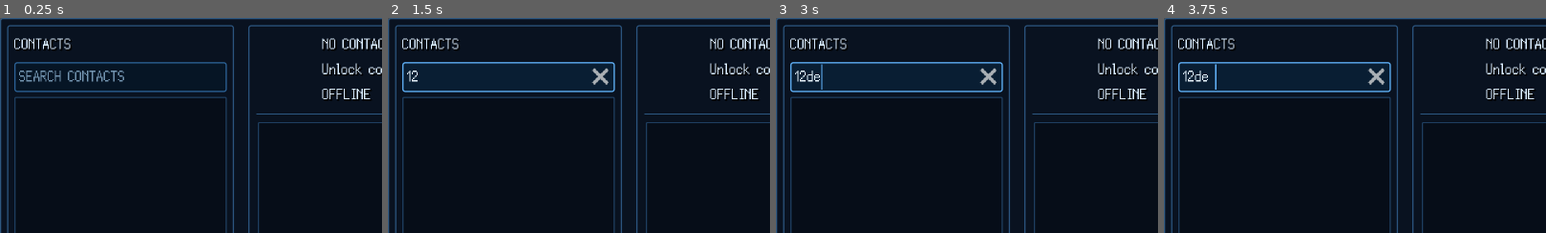
Above: before the commit, frames 1-4 (left to right).
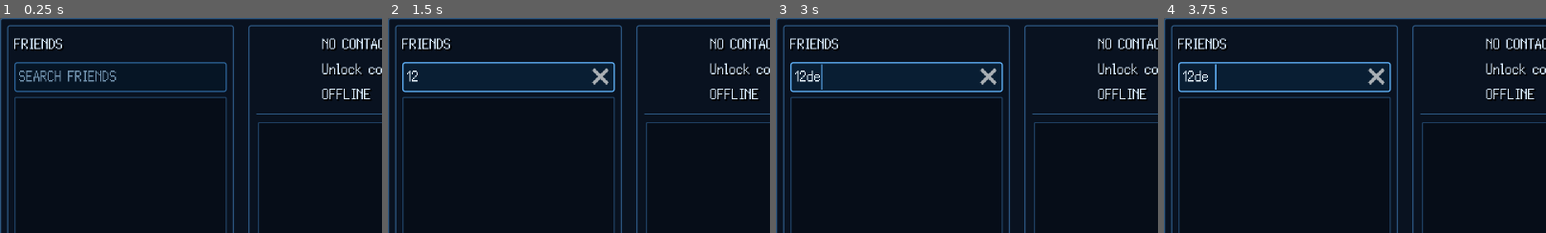
Above: after the commit, the same moments.

Repository: GYU-GAZE/NULL-NETWORK
Game: Godot game, scene res://apps/social/app_social.tscn
Same seed, same stepped clock (60 frames per second), same inputs: the game is played once before the commit and once after it. This scene is started directly instead of the project's main scene. The engine's default icon, where the game draws it, is replaced by a stand-in: a white triangle on a blue panel in a dark square.
Inputs (mouse positions are % of the whole screen's width and height, from its top left):
- Up to frame 1 (0.25 s): no input
- Up to frame 2 (1.5 s): click (16, 14) at 0.52 s; type "12" at 0.6 s; tap Enter at 1.25 s; move the mouse to (72, 45) at 1.27 s; hold D (local_area_move_right) from 1.28 s (still down); tap E (local_area_interact) at 1.35 s; click (72, 45) at 1.42 s
- Up to frame 3 (3 s): release D (local_area_move_right) at 2 s; tap Space at 2 s; drag from (30, 55) to (45, 70) at 2.02 s; tap Enter at 2.75 s; move the mouse to (60, 28) at 2.77 s; hold D (local_area_move_right) from 2.78 s (still down); tap E (local_area_interact) at 2.85 s
- Up to frame 4 (3.75 s): release D (local_area_move_right) at 3.5 s; tap Space at 3.5 s; drag from (45, 70) to (20, 35) at 3.52 s
The pictures show only the part of the screen within x 0-50%, y 0-50%; the shares and areas given below are measured in that part.

The runs differ from the first frame. In frame 1, 0.9% of the frame differs, in the area x 3-33%, y 9-30%; in frame 2, 0.5%; in frame 3, 0.5%; in frame 4, 0.5%.

Commit message:
style(social): present contacts as the friend list

Diff:
--- a/apps/social/app_social_runtime.gd
+++ b/apps/social/app_social_runtime.gd
@@ -1,5 +1,11 @@
 extends "res://apps/social/app_social.gd"
 class_name SocialRuntimeApp
+
+
+func _ready() -> void:
+	super._ready()
+	contacts_title.text = "FRIENDS"
+	contact_search.placeholder_text = "SEARCH FRIENDS"
 
 
 func _synchronize_unlocked_conversations() -> void:
@@ -16,7 +22,8 @@
 		var conversation := resource as ChatConversationData
 
 		if conversation == null \
-			or conversation.get_profile_id() != clean_profile_id:
+			or conversation.get_profile_id() != clean_profile_id \
+			or not SocialService.is_friend(conversation.get_npc_id()):
 			continue
 
 		var context: Dictionary = GameEffectContext.create(
